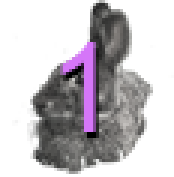
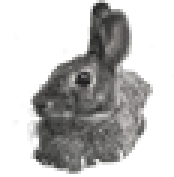
Layer changes from the first 174 x 177 image to the second:
hid "Label" over left=60, top=42, right=96, bottom=132
hid "Label Shadow" over left=63, top=48, right=99, bottom=138
